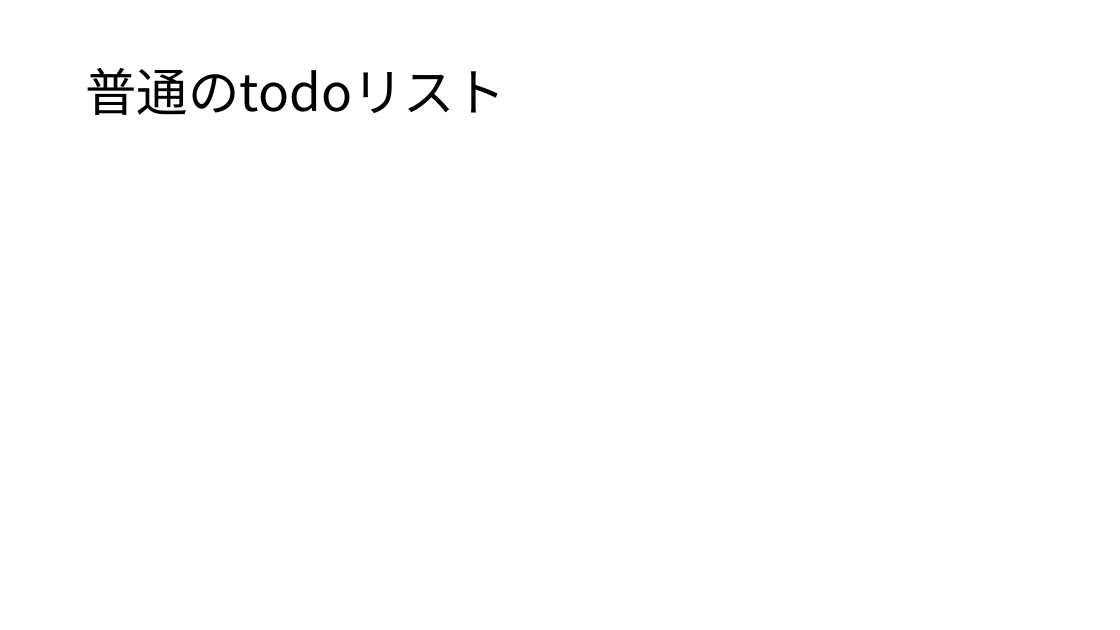
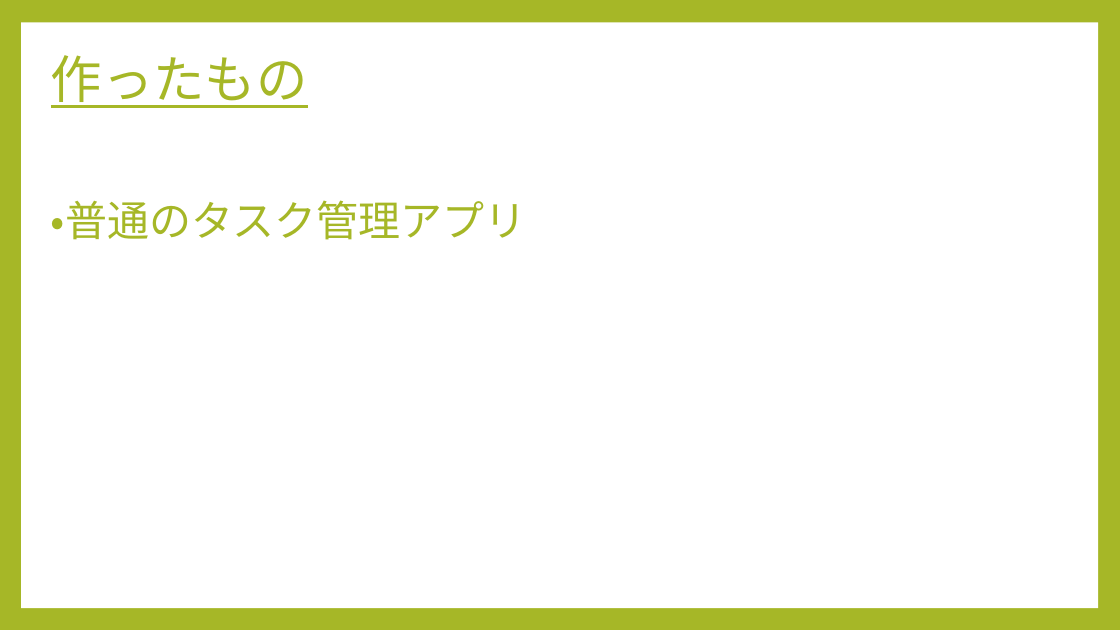
Before and after one commit to nikaidouyuuta/flutter_application_1, a slide deck: slide 2 of pawapo_todo.pptx (slide 1 before the commit). Drawn at 1120x630 pixels with LibreOffice and Linux fonts; fonts in the diff are those of the drawing. Boxes give left, top, right and bottom in pixels: in the first picture for what was removed or moved away, otherwise in the second. Text is boxed around its words. In the diff, an @@ line names an element or a change of style, - is before the commit and + after.

```diff
--- a/pawapo_todo.pptx
+++ b/pawapo_todo.pptx
@@ background #FFFFFF to #A6B727 @@
@@ rectangle added at (21, 23, 1098, 608), fill #FFFFFF @@
@@ title at (51, 55, 308, 108): text changed; font Noto Sans CJK JP to Cabin; text colour #000000 to #A6B727 @@
-普通のtodoリスト
+作ったもの
@@ text added at (51, 200, 527, 240), 36 pt, text #A6B727 @@
+・普通のタスク管理アプリ
```
Also in this commit, not shown: 5 slides added, 1 slide removed, 1 other file.
